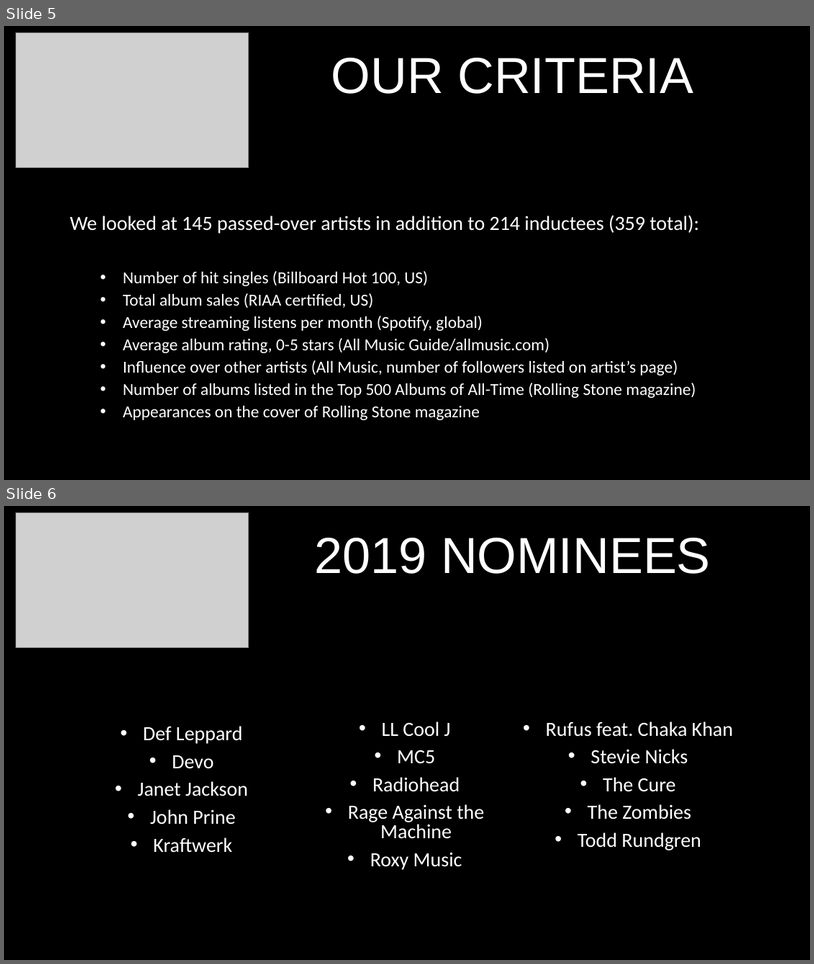
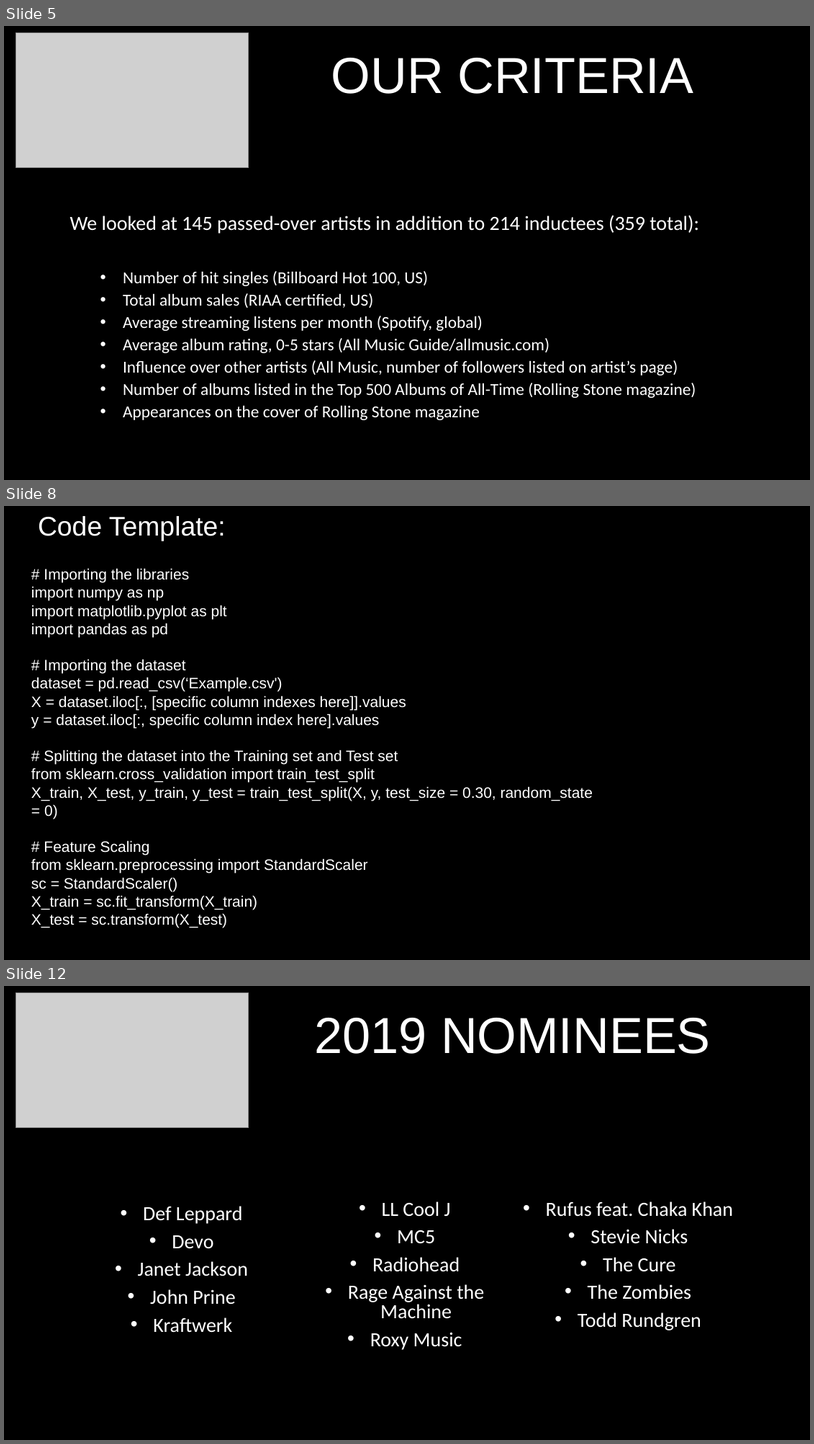
Before and after one commit to mborenstein128/Rock_Hall, a slide deck: RockHall.pptx. Shown one above the other, each under a label of ours: slides 5 and 6 before the commit, slides 5, 8 and 12 after it; the slides between them are not shown. The pictures are 814x964 and 814x1444 pixels, drawn with LibreOffice and Linux fonts; fonts in the diff are those of the drawing; grey boxes stand for pictures. Boxes give left, top, right and bottom in pixels: in the first picture for what was removed or moved away, otherwise in the second. Text is boxed around its words. In the diff, an @@ line names an element or a change of style, - is before the commit and + after.

```diff
--- a/RockHall.pptx
+++ b/RockHall.pptx
@@ slide 8 added at box(4, 506, 810, 960), background #000000 @@
@@ text added at box(38, 516, 226, 541), 32 pt, text #FFFFFF @@
+Code Template:
@@ text added at box(31, 568, 593, 927), 18 pt, text #FFFFFF @@
+# Importing the libraries
+import numpy as np
+import matplotlib.pyplot as plt
+import pandas as pd
+# Importing the dataset
+dataset = pd.read_csv(‘Example.csv')
+X = dataset.iloc[:, [specific column indexes here]].values
+y = dataset.iloc[:, specific column index here].values
+# Splitting the dataset into the Training set and Test set
+from sklearn.cross_validation import train_test_split
+X_train, X_test, y_train, y_test = train_test_split(X, y, test_size = 0.30, random_state = 0)
+# Feature Scaling
+from sklearn.preprocessing import StandardScaler
+sc = StandardScaler()
+X_train = sc.fit_transform(X_train)
+X_test = sc.transform(X_test)
@@ what was slide 6 is now slide 12 @@
```
Also in this commit, not shown: 5 other slides added, 1 other file.
